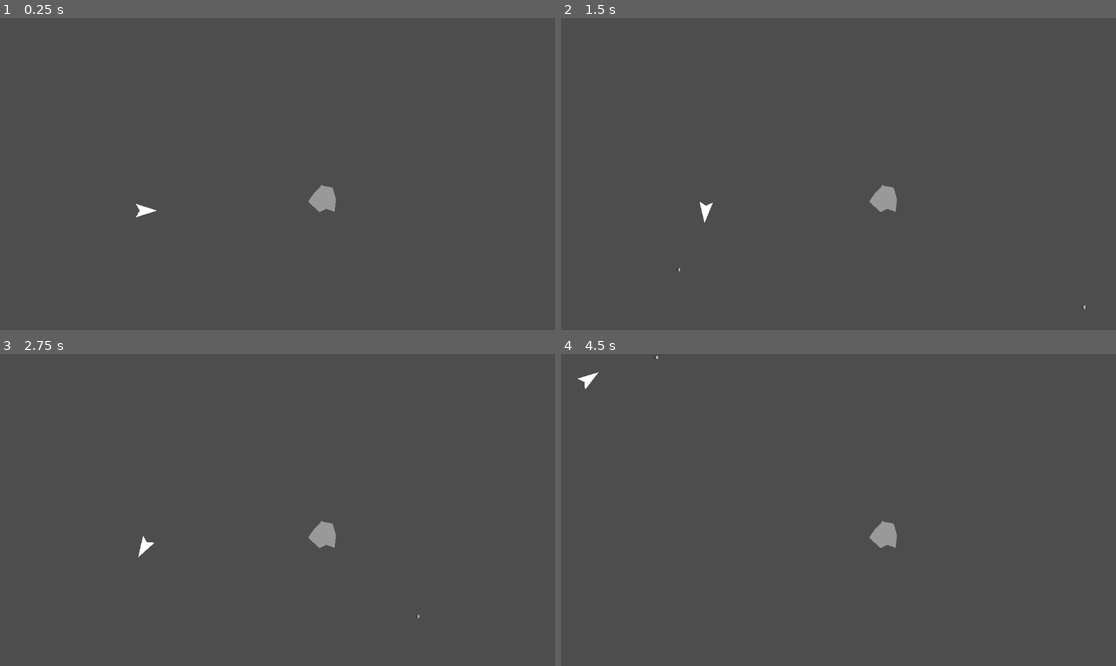
Above: before the commit, frames 1-4 (two rows, left to right).
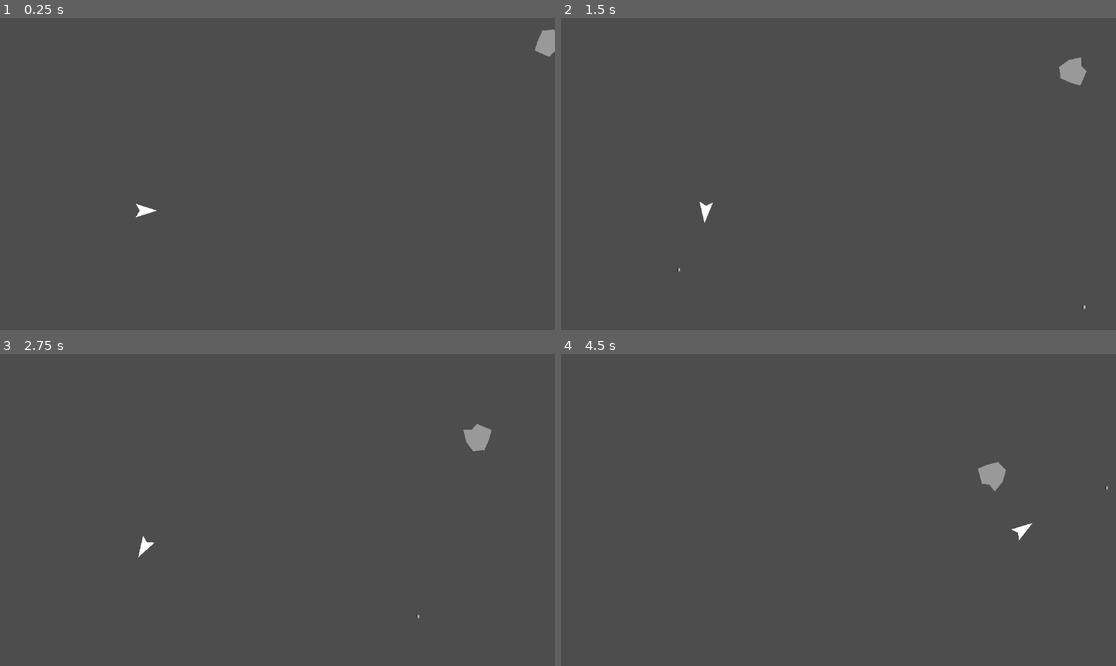
Above: after the commit, the same moments.

Repository: rybond/SpaceCombatPrototype
Game: Godot game, scene res://scenes/arena.tscn
Same seed, same stepped clock (60 frames per second), same inputs: the game is played once before the commit and once after it.
Inputs:
- Up to frame 1 (0.25 s): no input
- Up to frame 2 (1.5 s): hold Right (ui_right) 0.53-1.28 s; tap Space (fire) at 0.6, 1.35 s; hold Left (ui_left) from 1.28 s (still down)
- Up to frame 3 (2.75 s): release Left (ui_left) at 2.03 s; hold Right (ui_right) from 2.03 s (still down); tap Space (fire) at 2.1 s
- Up to frame 4 (4.5 s): release Right (ui_right) at 2.78 s; hold Up (ui_up) 2.78-3.53 s; tap Space (fire) at 2.85, 3.6, 4.35 s; hold Left (ui_left) from 3.53 s (still down)

The runs differ from the first frame. In frame 1, 0.5% of the frame differs, in the area x 55-100%, y 3-63%; in frame 2, 0.6%; in frame 3, 0.6%; in frame 4, 0.8%, in the area x 3-99%, y 0-63%.

Commit message:
set drag to 1.0 from .98, added asteroid motion and rotation

Diff:
--- a/asteroids/asteroid.gd
+++ b/asteroids/asteroid.gd
@@ -2,12 +2,38 @@
 
 signal destroyed
 
+@export var min_speed: float = 50.0
+@export var max_speed: float = 250.0
+@export var min_rotation_speed: float = 0.5
+@export var max_rotation_speed: float = 2.0
+
+var velocity: Vector2 = Vector2.ZERO
+var rotation_speed: float = 0.0
+
 func _ready():
-	body_entered.connect(_on_body_entered)
 	area_entered.connect(_on_area_entered)
+	var direction = Vector2.RIGHT.rotated(randf_range(0.0, TAU))
+	var speed = randf_range(min_speed, max_speed)
+	velocity = direction * speed
+	rotation_speed = randf_range(min_rotation_speed, max_rotation_speed)
+	if randf() > 0.5:
+		rotation_speed *= -1.0
 
-func _on_body_entered(body):
-	pass  # Not needed yet
+func _process(delta):
+	position += velocity * delta
+	rotation += rotation_speed * delta
+	handle_screen_wrap()
+
+func handle_screen_wrap():
+	var screen_size = get_viewport_rect().size
+	if position.x > screen_size.x:
+		position.x = 0
+	elif position.x < 0:
+		position.x = screen_size.x
+	if position.y > screen_size.y:
+		position.y = 0
+	elif position.y < 0:
+		position.y = screen_size.y
 
 func _on_area_entered(area):
 	if area.is_in_group("projectile"):
--- a/scenes/arena.gd
+++ b/scenes/arena.gd
@@ -10,19 +10,22 @@
 func spawn_asteroid():
 	if asteroid_scene == null:
 		return
-
 	var asteroid = asteroid_scene.instantiate()
-
 	var screen_size = get_viewport_rect().size
 
-	asteroid.position = Vector2(
-		randf_range(100, screen_size.x - 100),
-		randf_range(100, screen_size.y - 100)
-	)
+	# Pick a random edge (0=top, 1=bottom, 2=left, 3=right)
+	var edge = randi() % 4
+	var spawn_pos = Vector2.ZERO
 
+	match edge:
+		0: spawn_pos = Vector2(randf_range(0, screen_size.x), 0)
+		1: spawn_pos = Vector2(randf_range(0, screen_size.x), screen_size.y)
+		2: spawn_pos = Vector2(0, randf_range(0, screen_size.y))
+		3: spawn_pos = Vector2(screen_size.x, randf_range(0, screen_size.y))
+
+	asteroid.position = spawn_pos
 	add_child(asteroid)
 	current_asteroid = asteroid
-
 	asteroid.destroyed.connect(_on_asteroid_destroyed)
 
 func _on_asteroid_destroyed():
--- a/scenes/ships/ship.gd
+++ b/scenes/ships/ship.gd
@@ -3,7 +3,7 @@
 @export var thrust_force: float = 800.0
 @export var rotation_speed: float = 3.0
 @export var max_speed: float = 600.0
-@export var drag: float = 0.98
+@export var drag: float = 1
 @export var projectile_scene: PackedScene
 @export var fire_cooldown: float = 0.25
 
